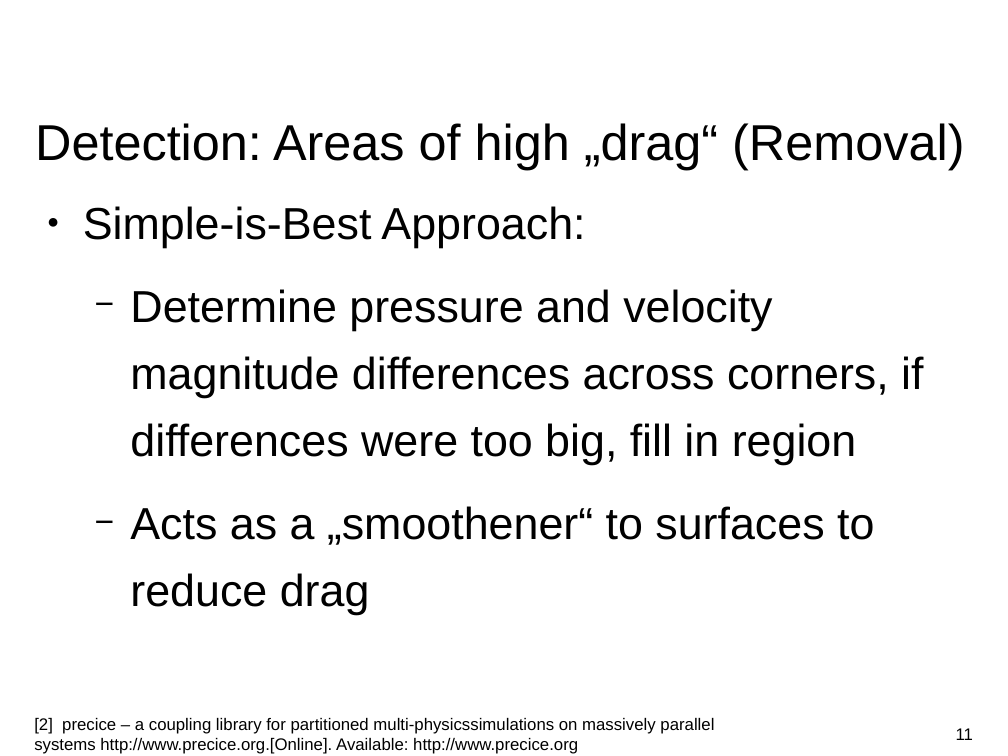
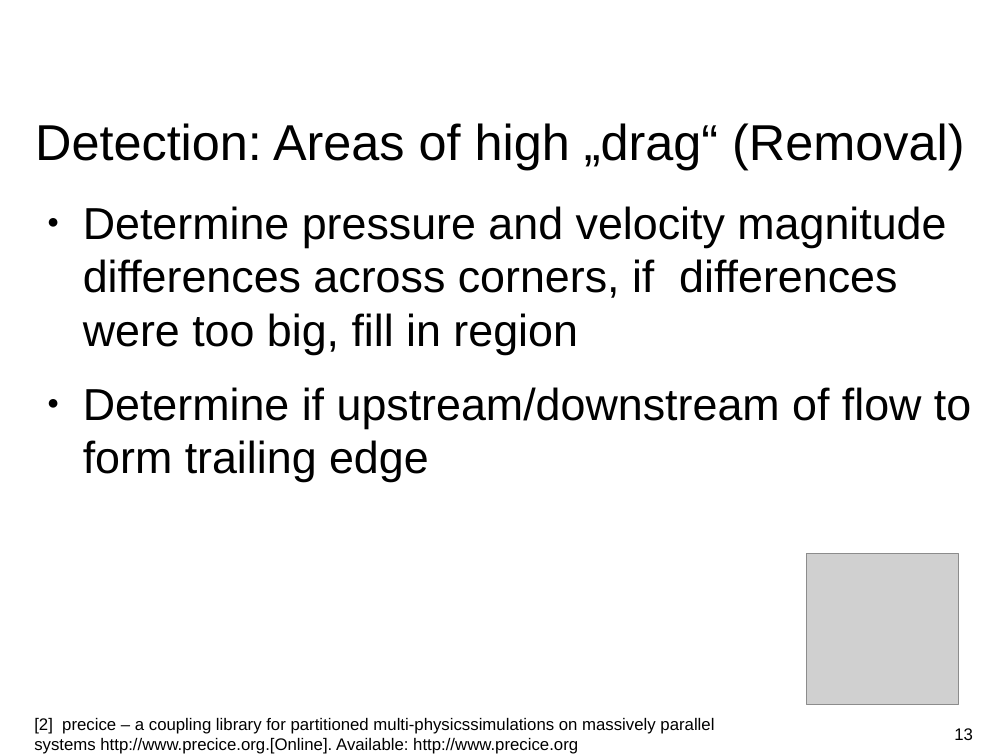
Before and after one commit to huangq1234553/cfd-lab, a slide deck: slide 13 of Presentation.odp (slide 11 before the commit). Drawn at 1008x756 pixels with LibreOffice and Linux fonts; fonts in the diff are those of the drawing; grey boxes stand for pictures; background and template pictures are left out. Boxes give left, top, right and bottom in pixels: in the first picture for what was removed or moved away, otherwise in the second. Text is boxed around its words. In the diff, an @@ line names an element or a change of style, - is before the commit and + after.

```diff
--- a/Presentation.odp
+++ b/Presentation.odp
@@ text at [83, 206, 585, 248]: paragraph removed @@
-● Simple-is-Best Approach:
@@ text at [83, 206, 946, 355]: bullet − to ●; list level 2 to 1 in "Determine pressure and velocity magnitude ..."; line spacing 1.25 to 1 @@
@@ text at [83, 387, 971, 482]: text changed @@
-  − Acts as a „smoothener“ to surfaces to reduce drag
+● Determine if upstream/downstream of flow to form trailing edge
@@ picture added at [807, 553, 959, 705] @@
@@ page number at [954, 728, 973, 740]: text changed @@
-11
+13
```
Also in this commit, not shown: 9 other slides changed, 1 slide added, 1 slide removed.
